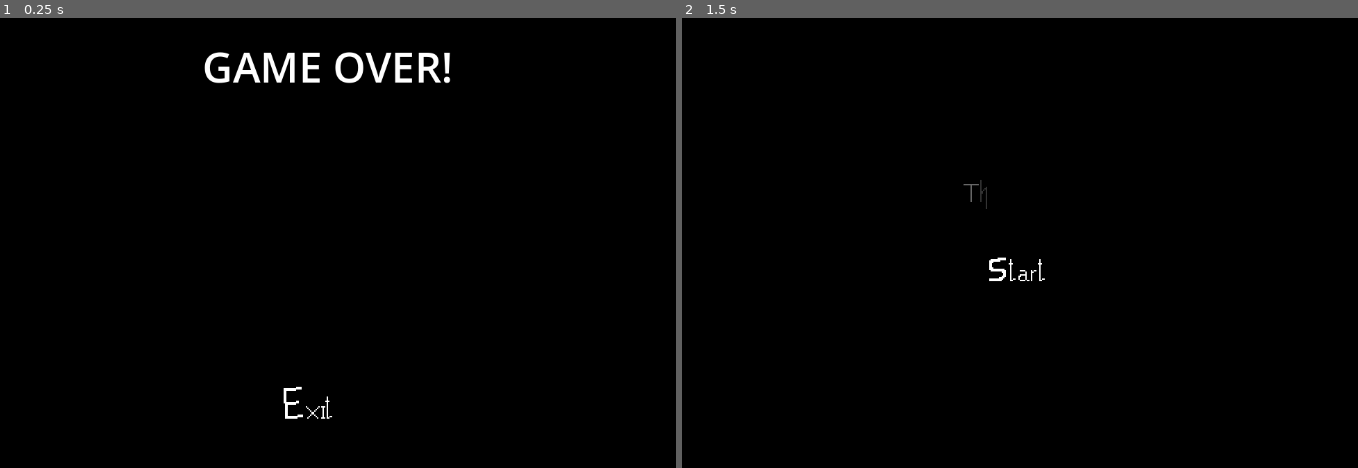
Above: before the commit, frames 1-2 (left to right).
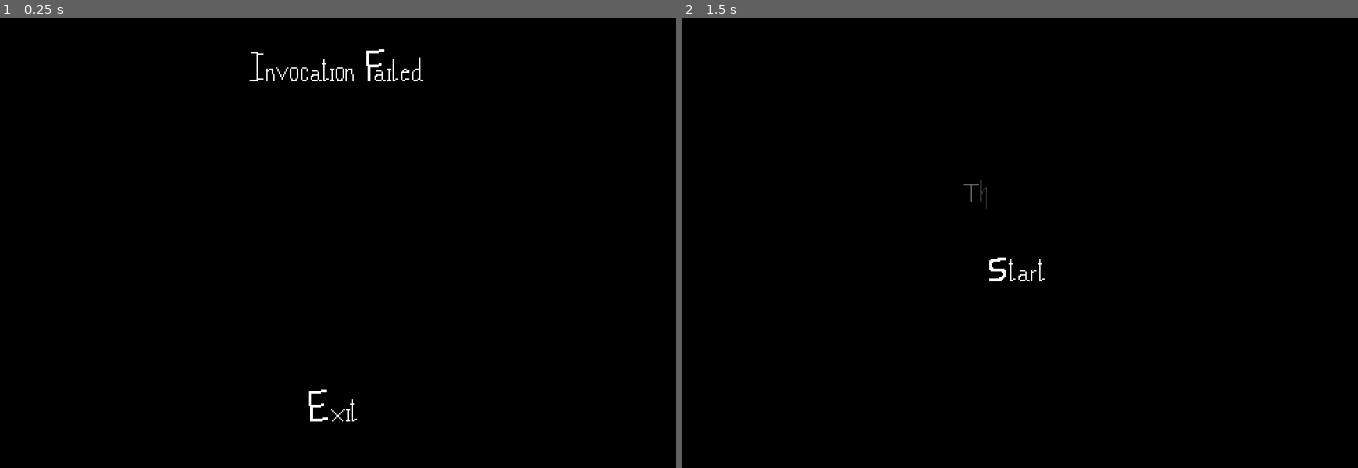
Above: after the commit, the same moments.

Repository: ManuelOteroFernandez/LudumDate55
Game: Godot game, scene res://lost_screen.tscn
Same seed, same stepped clock (60 frames per second), same inputs: the game is played once before the commit and once after it. This scene is started directly instead of the project's main scene.
Inputs (mouse positions are in pixels of both pictures, inside the frame that each line leads up to):
- Up to frame 1 (0.25 s): no input
- Up to frame 2 (1.5 s): tap Enter at 0.5 s; move the mouse to (1195, 220) at 0.52 s; hold Right (ui_right) 0.53-1.25 s; click (1020, 405) at 1.25 s

The runs differ from the first frame. In frame 1, 1.6% of the frame differs, in the area x 30-67%, y 6-90%; in frame 2, nothing differs.

Commit message:
cousas solucionadas

Diff:
--- a/UI/pauseScreen.tscn
+++ b/UI/pauseScreen.tscn
@@ -1,12 +1,12 @@
-[gd_scene load_steps=10 format=3 uid="uid://dg5r61xwo2xy0"]
+[gd_scene load_steps=10 format=3 uid="uid://dfcucnporwjvu"]
 
 [ext_resource type="Script" path="res://UI/pauseScreen.gd" id="1_22ylo"]
 [ext_resource type="Texture2D" uid="uid://v04tmu2ql43q" path="res://Character/alienBlue_swim2.png" id="3_62b2j"]
-[ext_resource type="Texture2D" uid="uid://b5yest5tm6ikk" path="res://UI/text/resume.png" id="3_ar4r4"]
+[ext_resource type="Texture2D" uid="uid://baami0iqvd3af" path="res://UI/text/resumeBen.png" id="3_okp2v"]
 [ext_resource type="Texture2D" uid="uid://c10eh7q0efwck" path="res://Menus/particulilla.png" id="3_oybfs"]
 [ext_resource type="Texture2D" uid="uid://mwsf71j47t11" path="res://UI/text/resumeHover.png" id="4_1yhmi"]
 [ext_resource type="AudioStream" uid="uid://bygwkp83oqqaw" path="res://Sounds/UI_button05.wav" id="4_7mgxd"]
-[ext_resource type="Texture2D" uid="uid://bplaqksma7f0x" path="res://UI/text/exit.png" id="6_d4ajs"]
+[ext_resource type="Texture2D" uid="uid://doarcub0gwoiw" path="res://UI/text/exitBen.png" id="6_saxqk"]
 [ext_resource type="Texture2D" uid="uid://dqrlwpvfkuc1" path="res://UI/text/exitHover.png" id="7_2gwjb"]
 [ext_resource type="Texture2D" uid="uid://cmhqui6dty2n0" path="res://UI/text/pause.png" id="8_2u6el"]
 
@@ -23,7 +23,7 @@
 anchor_bottom = 1.0
 grow_horizontal = 2
 grow_vertical = 2
-color = Color(0, 0, 0, 0.443137)
+color = Color(0, 0, 0, 1)
 
 [node name="VBoxContainer" type="VBoxContainer" parent="."]
 anchors_preset = 8
@@ -37,11 +37,12 @@
 offset_bottom = 85.0
 grow_horizontal = 2
 grow_vertical = 2
+theme_override_constants/separation = 20
 
 [node name="btnResume" type="TextureButton" parent="VBoxContainer"]
 custom_minimum_size = Vector2(120, 32)
 layout_mode = 2
-texture_normal = ExtResource("3_ar4r4")
+texture_normal = ExtResource("3_okp2v")
 texture_hover = ExtResource("4_1yhmi")
 
 [node name="TouchScreenButton" type="TouchScreenButton" parent="VBoxContainer/btnResume"]
@@ -51,10 +52,13 @@
 texture_normal = ExtResource("3_62b2j")
 visibility_mode = 1
 
+[node name="Control2" type="Control" parent="VBoxContainer"]
+layout_mode = 2
+
 [node name="btnExit" type="TextureButton" parent="VBoxContainer"]
 custom_minimum_size = Vector2(120, 32)
 layout_mode = 2
-texture_normal = ExtResource("6_d4ajs")
+texture_normal = ExtResource("6_saxqk")
 texture_hover = ExtResource("7_2gwjb")
 
 [node name="TouchScreenButton" type="TouchScreenButton" parent="VBoxContainer/btnExit"]
@@ -66,7 +70,7 @@
 visibility_mode = 1
 
 [node name="Pause" type="Sprite2D" parent="."]
-position = Vector2(538, 82)
+position = Vector2(577, 76)
 texture = ExtResource("8_2u6el")
 
 [connection signal="mouse_entered" from="VBoxContainer/btnResume" to="." method="_on_mouse_entered"]
--- a/lost_screen.tscn
+++ b/lost_screen.tscn
@@ -1,9 +1,10 @@
-[gd_scene load_steps=5 format=3 uid="uid://dcd4qv3ae8niu"]
+[gd_scene load_steps=6 format=3 uid="uid://dcd4qv3ae8niu"]
 
 [ext_resource type="Script" path="res://win_screen.gd" id="1_fninr"]
-[ext_resource type="Texture2D" uid="uid://bplaqksma7f0x" path="res://UI/text/exit.png" id="3_763o4"]
+[ext_resource type="Texture2D" uid="uid://doarcub0gwoiw" path="res://UI/text/exitBen.png" id="3_88sq1"]
 [ext_resource type="SpriteFrames" uid="uid://bj1rcumtx80an" path="res://UI/Runes/RunesCounter.tres" id="4_aucrw"]
 [ext_resource type="Texture2D" uid="uid://dqrlwpvfkuc1" path="res://UI/text/exitHover.png" id="4_nv0qd"]
+[ext_resource type="Texture2D" uid="uid://xcc8udfri2kw" path="res://UI/text/Invfailed.png" id="5_em4jr"]
 
 [node name="LostScreen" type="CanvasLayer"]
 script = ExtResource("1_fninr")
@@ -17,6 +18,7 @@
 color = Color(0, 0, 0, 1)
 
 [node name="Label" type="Label" parent="."]
+visible = false
 anchors_preset = 8
 anchor_left = 0.5
 anchor_top = 0.5
@@ -49,7 +51,7 @@
 offset_bottom = -63.0
 grow_horizontal = 2
 grow_vertical = 0
-texture_normal = ExtResource("3_763o4")
+texture_normal = ExtResource("3_88sq1")
 texture_hover = ExtResource("4_nv0qd")
 
 [node name="TouchScreenButton" type="TouchScreenButton" parent="TextureButton"]
@@ -58,5 +60,9 @@
 scale = Vector2(0.828125, 0.6875)
 visibility_mode = 1
 
+[node name="Sprite2D" type="Sprite2D" parent="."]
+position = Vector2(579, 67)
+texture = ExtResource("5_em4jr")
+
 [connection signal="pressed" from="TextureButton" to="." method="_on_back_to_menu"]
 [connection signal="pressed" from="TextureButton/TouchScreenButton" to="." method="_on_back_to_menu"]
--- a/win_screen.tscn
+++ b/win_screen.tscn
@@ -1,7 +1,7 @@
 [gd_scene load_steps=6 format=3 uid="uid://dkn1b8f3yv857"]
 
 [ext_resource type="Script" path="res://win_screen.gd" id="1_1gb81"]
-[ext_resource type="Texture2D" uid="uid://bplaqksma7f0x" path="res://UI/text/exit.png" id="2_sapfh"]
+[ext_resource type="Texture2D" uid="uid://doarcub0gwoiw" path="res://UI/text/exitBen.png" id="2_3phy2"]
 [ext_resource type="Texture2D" uid="uid://dqrlwpvfkuc1" path="res://UI/text/exitHover.png" id="3_ewqfx"]
 [ext_resource type="SpriteFrames" uid="uid://bj1rcumtx80an" path="res://UI/Runes/RunesCounter.tres" id="4_rnk51"]
 [ext_resource type="Texture2D" uid="uid://d3obb5nklmmd" path="res://UI/text/invach.png" id="5_gpe7a"]
@@ -23,13 +23,13 @@
 anchor_top = 1.0
 anchor_right = 0.5
 anchor_bottom = 1.0
-offset_left = -47.0
-offset_top = -112.0
-offset_right = 101.0
-offset_bottom = -58.0
+offset_left = -85.0
+offset_top = -111.0
+offset_right = 63.0
+offset_bottom = -57.0
 grow_horizontal = 2
 grow_vertical = 0
-texture_normal = ExtResource("2_sapfh")
+texture_normal = ExtResource("2_3phy2")
 texture_hover = ExtResource("3_ewqfx")
 
 [node name="TouchScreenButton" type="TouchScreenButton" parent="TextureButton"]
Binary file added: UI/text/exitBen.png
Not shown, added: UI/text/exitBen.png.import
Binary file added: UI/text/resumeBen.png
Not shown, added: UI/text/resumeBen.png.import
